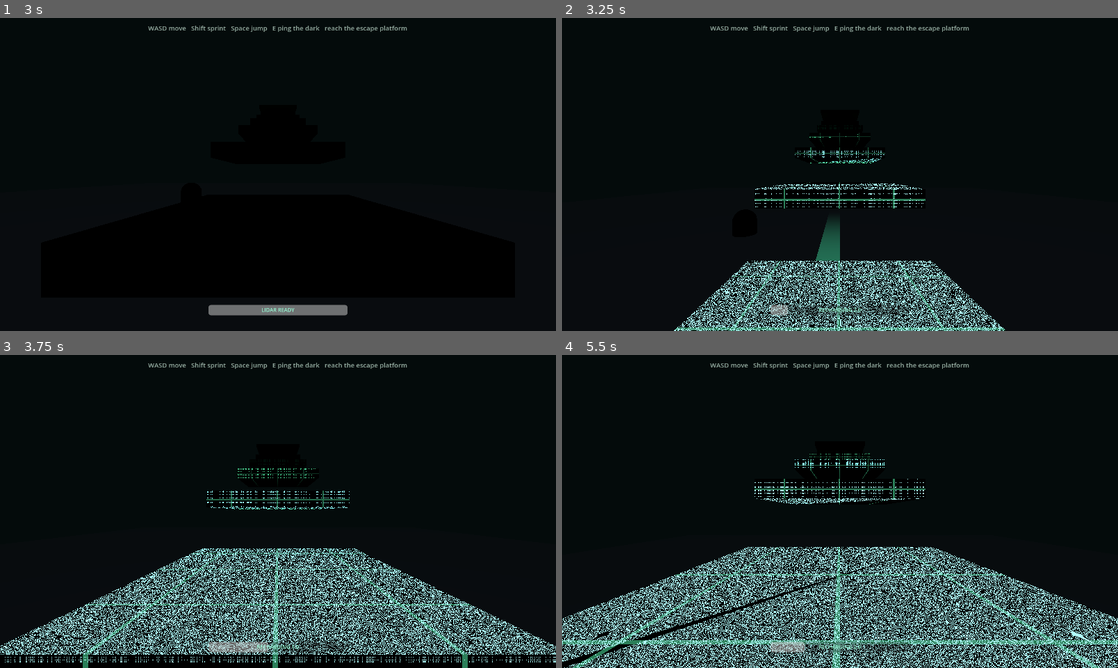
Above: before the commit, frames 1-4 (two rows, left to right).
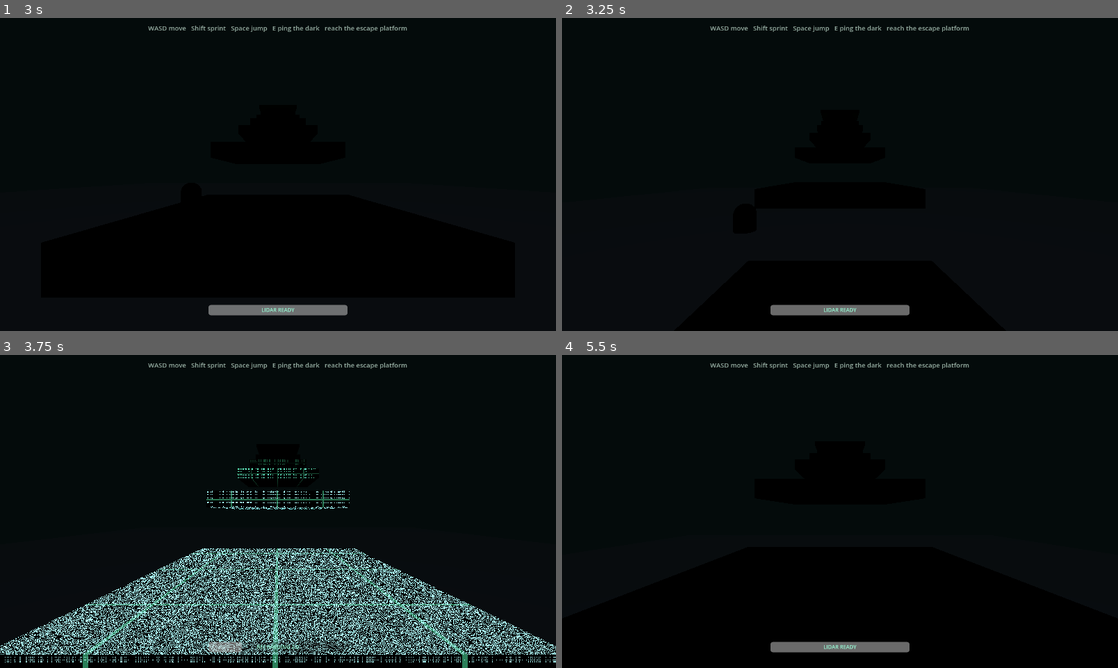
Above: after the commit, the same moments.

Repository: eliasz-git/lumen-null
Game: Godot game, scene res://scenes/level.tscn
Same seed, same stepped clock (60 frames per second), same inputs: the game is played once before the commit and once after it.
Inputs (mouse positions are in pixels of both pictures, inside the frame that each line leads up to):
- Up to frame 1 (3 s): tap Enter at 0.5 s; move the mouse to (305, 174) at 0.52 s; hold W (move_forward) from 0.53 s (still down); tap E at 0.6, 1.55, 2.1 s; tap Space (jump) at 0.77, 1.52 s; move the mouse to (250, 174) at 1.27 s; tap Shift (sprint) at 1.35 s; move the mouse to (289, 168) at 2.02 s; move the mouse to (272, 180) at 2.77 s; tap R at 2.85 s
- Up to frame 2 (3.25 s): keep holding W (move_forward); tap Space (jump) at 3.02 s; tap E at 3.05 s
- Up to frame 3 (3.75 s): keep holding W (move_forward); move the mouse to (316, 514) at 3.52 s; tap E at 3.6 s
- Up to frame 4 (5.5 s): keep holding W (move_forward); tap Space (jump) at 3.77, 4.52 s; move the mouse to (795, 508) at 4.27 s; tap Shift (sprint) at 4.35 s; tap E at 4.55, 5.1 s; move the mouse to (845, 511) at 5.02 s

Frame 1 is identical in both runs. In frame 2, 6.4% of the frame differs, in the area x 20-80%, y 36-100%; in frame 3, 0.3%; in frame 4, 15%, in the area x 0-100%, y 31-100%.

Commit message:
feat: Sprint 2 — charged lidar pulse and hunter proximity audio
- player.gd: hold E to charge pulse radius (6-20 units) and cooldown multiplier (1x-2x)
- game_state.gd: fire_pulse accepts cooldown_mult, stores cooldown_total for HUD
- hud.gd: cooldown meter reads live cooldown_total instead of fixed value
- enemy.gd: heartbeat AudioStreamPlayer, volume scales with distance to player
- player.gd: ping sound on pulse, death sting on kill, play_death_sound()
- game_state.gd: kill() triggers player death sound
- sounds/: ping, heartbeat, death WAV files

Diff:
--- a/scripts/enemy.gd
+++ b/scripts/enemy.gd
@@ -9,11 +9,18 @@
 var target := Vector3.ZERO
 var has_target := false
 var idle := true   # true when the hunter is waiting, it cannot move to idle pose set at spawn/settle
+var heartbeat: AudioStreamPlayer
 
 
 func _ready() -> void:
 	target = global_position
 	_set_busy(true)
+	# Heartbeat drone that gets louder as the hunter closes in.
+	heartbeat = AudioStreamPlayer.new()
+	heartbeat.stream = load("res://sounds/heartbeat.wav")
+	heartbeat.autoplay = true
+	add_child(heartbeat)
+	heartbeat.playing = true
 
 
 # Called by spawner when a pulse is heard. Teleport-free; just retarget.
@@ -44,8 +51,12 @@
 
 	# Kill check against the player.
 	var p: Node3D = game._player
-	if is_instance_valid(p) and p and global_position.distance_to(p.global_position) < kill_radius:
-		game.kill()
+	if is_instance_valid(p) and p:
+		var dist: float = global_position.distance_to(p.global_position)
+		if heartbeat:
+			heartbeat.volume_db = linear_to_db(clampf(1.0 - dist / 12.0, 0.05, 1.0))
+		if dist < kill_radius:
+			game.kill()
 
 
 func _set_busy(b: bool) -> void:
--- a/scripts/game_state.gd
+++ b/scripts/game_state.gd
@@ -27,13 +27,15 @@
 
 
 var ping_cooldown_left := 0.0
+var cooldown_total := 0.0
 
 
-func fire_pulse(from: Vector3, radial: float) -> void:
+func fire_pulse(from: Vector3, radial: float, cooldown_mult: float = 1.0) -> void:
 	if not can_ping or not alive:
 		return
 	can_ping = false
-	ping_cooldown_left = ping_cooldown
+	ping_cooldown_left = ping_cooldown * cooldown_mult
+	cooldown_total = ping_cooldown * cooldown_mult
 	ping_origin = from
 	last_ping_pos = from
 	ping_radius = radial
@@ -50,6 +52,8 @@
 		return
 	alive = false
 	player_died.emit()
+	if _player and _player.has_method("play_death_sound"):
+		_player.play_death_sound()
 	get_tree().paused = true
 
 
--- a/scripts/hud.gd
+++ b/scripts/hud.gd
@@ -21,7 +21,9 @@
 	if overlay.visible:
 		return
 	var cd: float = game.ping_cooldown_left
-	var total: float = game.ping_cooldown
+	var total: float = game.cooldown_total
+	if total <= 0.0:
+		total = game.ping_cooldown
 	meter.max_value = total
 	meter.value = total - cd
 	meter_label.text = "LIDAR READY" if game.can_ping else "RECHARGING " + str(ceilf(cd))
--- a/scripts/player.gd
+++ b/scripts/player.gd
@@ -7,6 +7,9 @@
 @export var jump_velocity := 5.0
 @export var mouse_sensitivity := 0.002
 @export var pulse_radius := 14.0
+@export var min_pulse_radius := 6.0
+@export var max_pulse_radius := 20.0
+@export var max_hold_time := 1.0
 
 @onready var head: Node3D = $Head
 @onready var camera: Camera3D = $Head/Camera3D
@@ -14,11 +17,22 @@
 @onready var game: Node = get_node("/root/GameState")
 
 var gravity: float = float(ProjectSettings.get_setting("physics/3d/default_gravity"))
+var charging := false
+var hold_time := 0.0
+var ping_sound: AudioStreamPlayer
+var death_sound: AudioStreamPlayer
 
 
 func _ready() -> void:
 	Input.set_mouse_mode(Input.MOUSE_MODE_CAPTURED)
 	game.register_player(self)
+	# Audio: ping on pulse, sting on death.
+	ping_sound = AudioStreamPlayer.new()
+	ping_sound.stream = load("res://sounds/ping.wav")
+	add_child(ping_sound)
+	death_sound = AudioStreamPlayer.new()
+	death_sound.stream = load("res://sounds/death.wav")
+	add_child(death_sound)
 	# Orient the player with an opening pulse shortly after spawn.
 	get_tree().create_timer(0.5).timeout.connect(_auto_scan)
 
@@ -28,16 +42,26 @@
 		fire_pulse()
 
 
+func _process(delta: float) -> void:
+	if charging:
+		hold_time += delta
+
+
 func _unhandled_input(event: InputEvent) -> void:
 	if event is InputEventMouseMotion and Input.get_mouse_mode() == Input.MOUSE_MODE_CAPTURED:
 		rotate_y(-event.relative.x * mouse_sensitivity)
 		head.rotate_x(-event.relative.y * mouse_sensitivity)
 		head.rotation.x = clampf(head.rotation.x, -1.5, 1.5)
 
-	if event is InputEventKey and event.pressed and not event.echo:
+	if event is InputEventKey and not event.echo:
 		match event.keycode:
 			KEY_E:
-				fire_pulse()
+				if event.pressed:
+					charging = true
+					hold_time = 0.0
+				else:
+					charging = false
+					_release_pulse()
 
 
 func _physics_process(delta: float) -> void:
@@ -64,10 +88,30 @@
 	move_and_slide()
 
 
+func _release_pulse() -> void:
+	if not charging:
+		return
+	var t: float = clampf(hold_time / max_hold_time, 0.0, 1.0)
+	var radius: float = lerpf(min_pulse_radius, max_pulse_radius, t)
+	var cooldown_mult: float = lerpf(1.0, 2.0, t)
+	game.fire_pulse(global_position, radius, cooldown_mult)
+	if pulse_light:
+		pulse_light.light_energy = 2.0
+	charging = false
+	hold_time = 0.0
+
+
 func fire_pulse() -> void:
 	game.fire_pulse(global_position, pulse_radius)
 	if pulse_light:
 		pulse_light.light_energy = 2.0
+	if ping_sound:
+		ping_sound.play()
+
+
+func play_death_sound() -> void:
+	if death_sound:
+		death_sound.play()
 
 
 func visible_ping_cooldown() -> float:
Not shown, added: sounds/death.wav.import
Not shown, added: sounds/heartbeat.wav.import
Not shown, added: sounds/ping.wav.import
Not shown, added: LUMEN_NULL_pitch.md
Not shown, added: sounds/death.wav
Not shown, added: sounds/heartbeat.wav
Not shown, added: sounds/ping.wav
